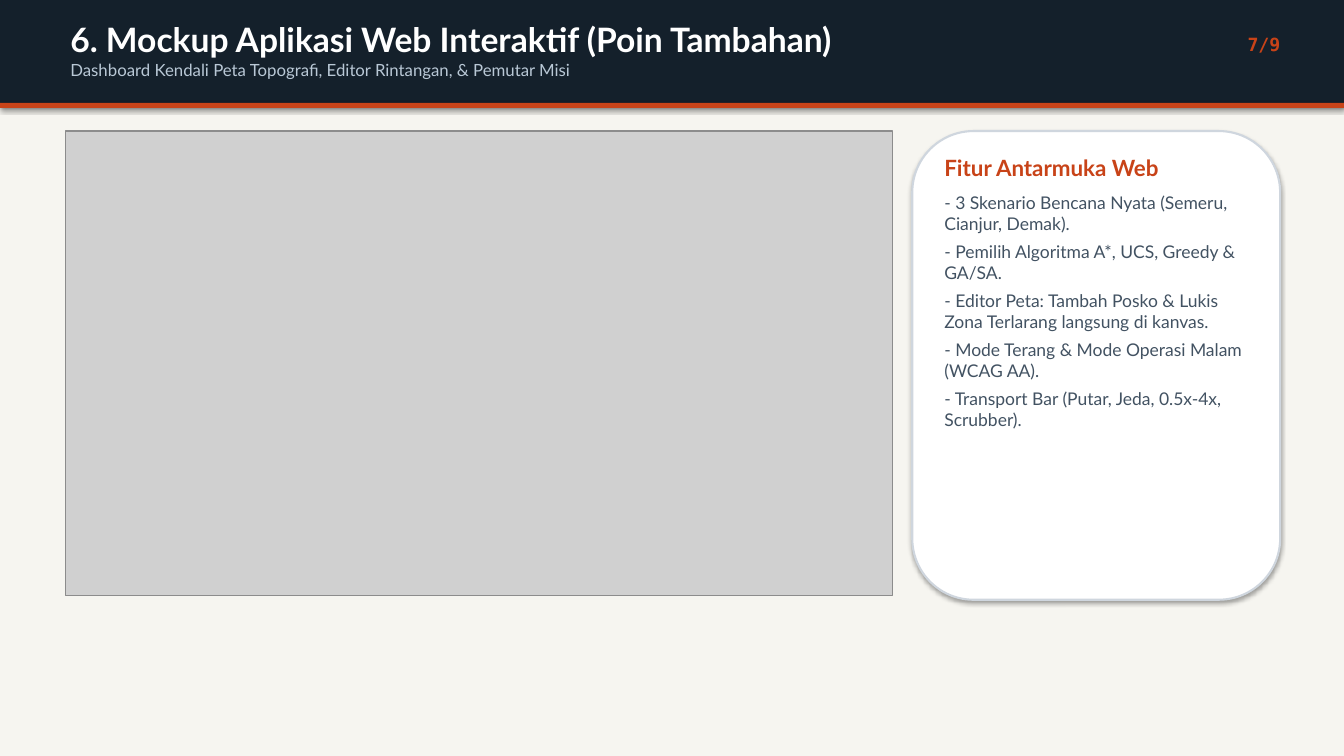
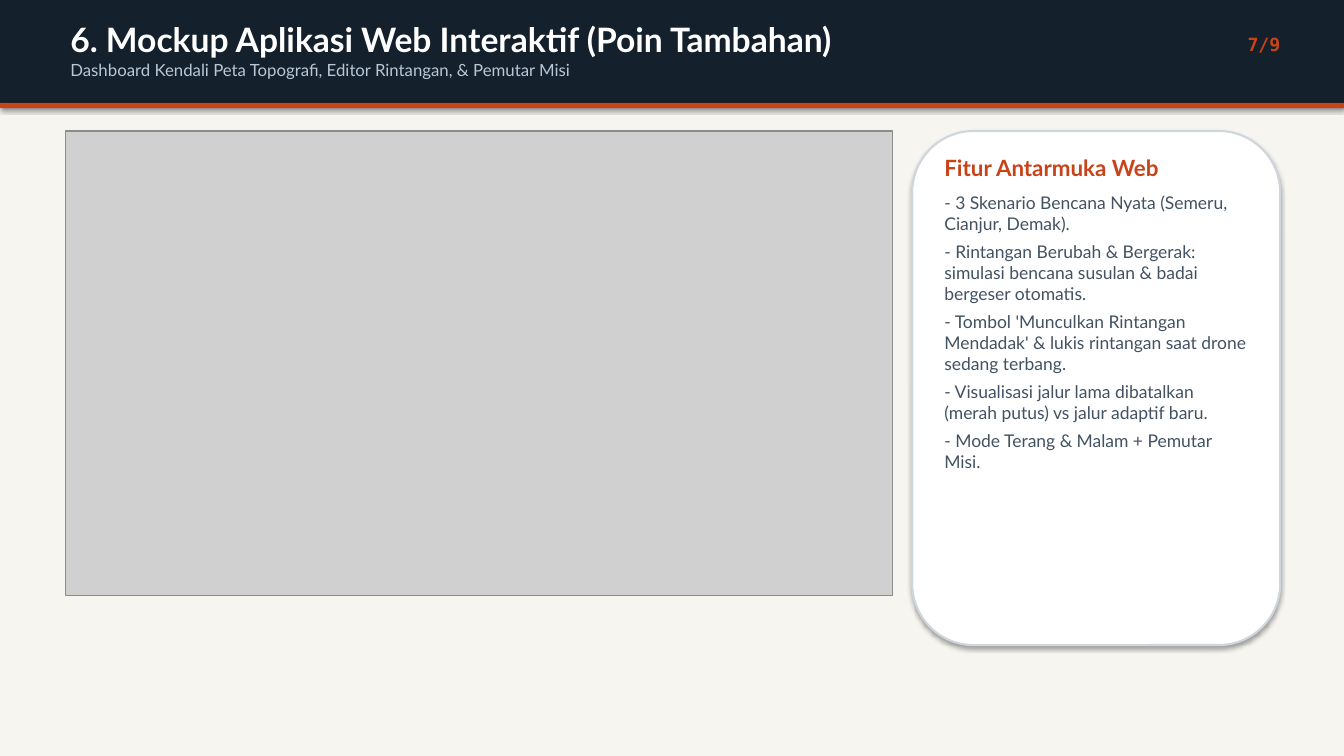
Before and after one commit to PopSharkkk/ArtificialConceptFinalProject, a slide deck: slide 7 of AeroRelief_Progress_KKA.pptx. Drawn at 1344x756 pixels with LibreOffice and Linux fonts; fonts in the diff are those of the drawing; grey boxes stand for pictures. Boxes give left, top, right and bottom in pixels: in the first picture for what was removed or moved away, otherwise in the second. Text is boxed around its words. In the diff, an @@ line names an element or a change of style, - is before the commit and + after.

```diff
--- a/AeroRelief_Progress_KKA.pptx
+++ b/AeroRelief_Progress_KKA.pptx
@@ rounded rectangle resized from (x1=912, y1=131, x2=1280, y2=600) to (x1=912, y1=131, x2=1280, y2=645) @@
@@ text at (x1=944, y1=245, x2=1246, y2=468): text changed @@
-- Pemilih Algoritma A*, UCS, Greedy & GA/SA.
-- Editor Peta: Tambah Posko & Lukis Zona Terlarang langsung di kanvas.
-- Mode Terang & Mode Operasi Malam (WCAG AA).
-- Transport Bar (Putar, Jeda, 0.5x-4x, Scrubber).
+- Rintangan Berubah & Bergerak: simulasi bencana susulan & badai bergeser otomatis.
+- Tombol 'Munculkan Rintangan Mendadak' & lukis rintangan saat drone sedang terbang.
+- Visualisasi jalur lama dibatalkan (merah putus) vs jalur adaptif baru.
+- Mode Terang & Malam + Pemutar Misi.
```
Also in this commit, not shown: 3 other slides changed, 22 other files.
